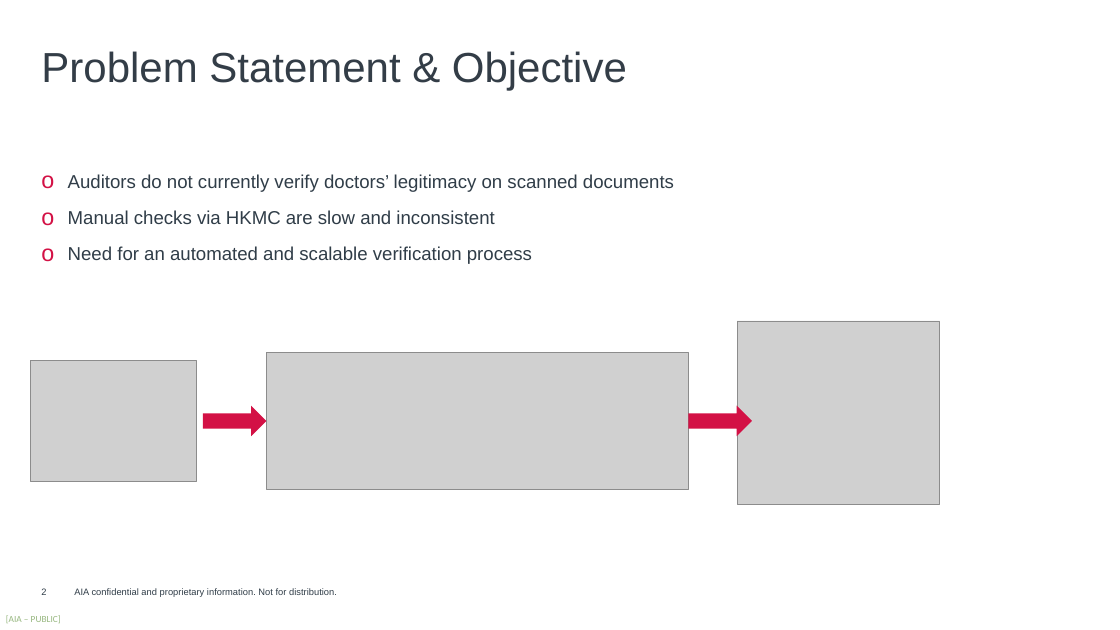
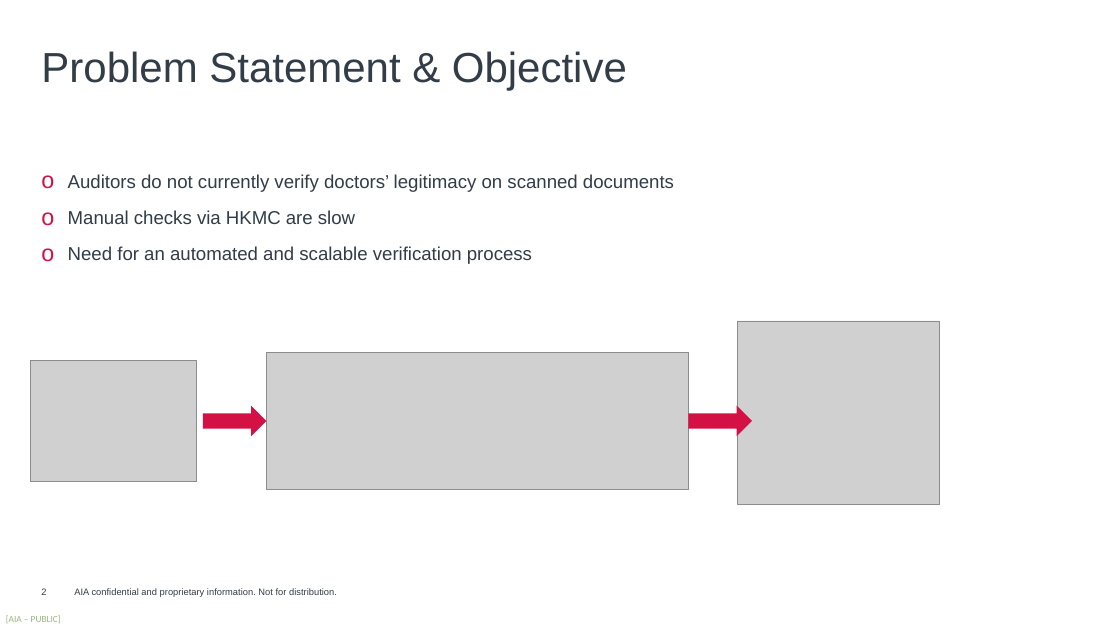
Before and after one commit to harrysokool/AIA-work, a slide deck: slide 2 of powerpoint/automate_doctor_checking-draft.pptx. Drawn at 1120x630 pixels with LibreOffice and Linux fonts; fonts in the diff are those of the drawing; grey boxes stand for pictures; background and template pictures are left out. Boxes give left, top, right and bottom in pixels: in the first picture for what was removed or moved away, otherwise in the second. Text is boxed around its words. In the diff, an @@ line names an element or a change of style, - is before the commit and + after.

```diff
--- a/powerpoint/automate_doctor_checking-draft.pptx
+++ b/powerpoint/automate_doctor_checking-draft.pptx
@@ text at (68, 210, 355, 224): text changed @@
-o Manual checks via HKMC are slow and inconsistent
+o Manual checks via HKMC are slow
```
Also in this commit, not shown: 2 other slides changed, 1 slide added, 1 other file.
